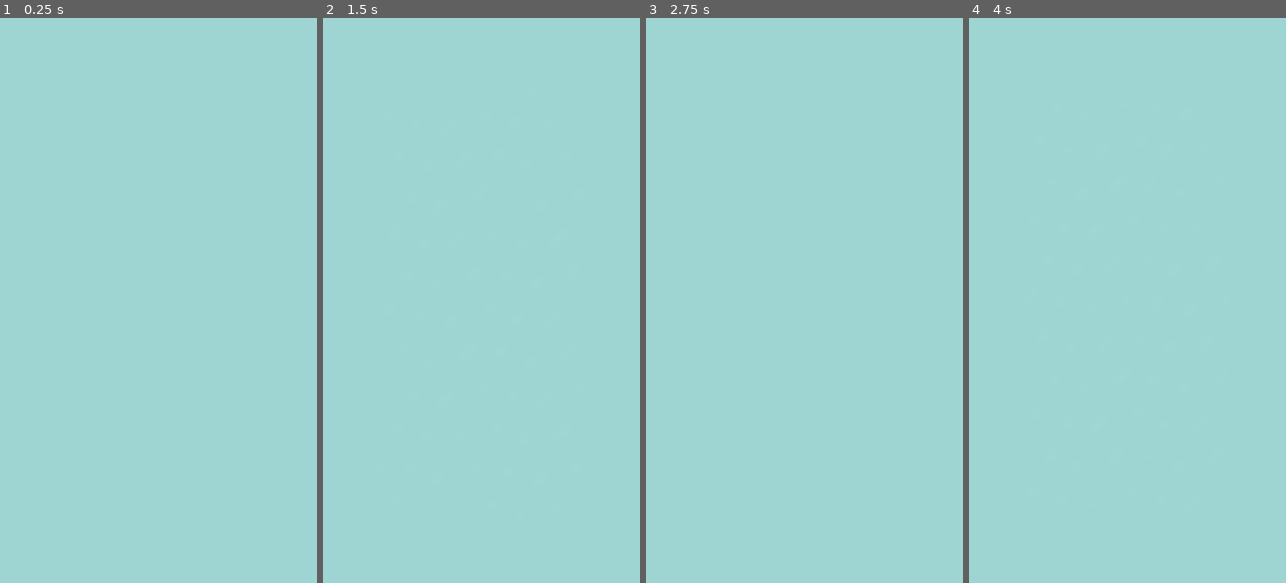
Above: before the commit, frames 1-4 (left to right).
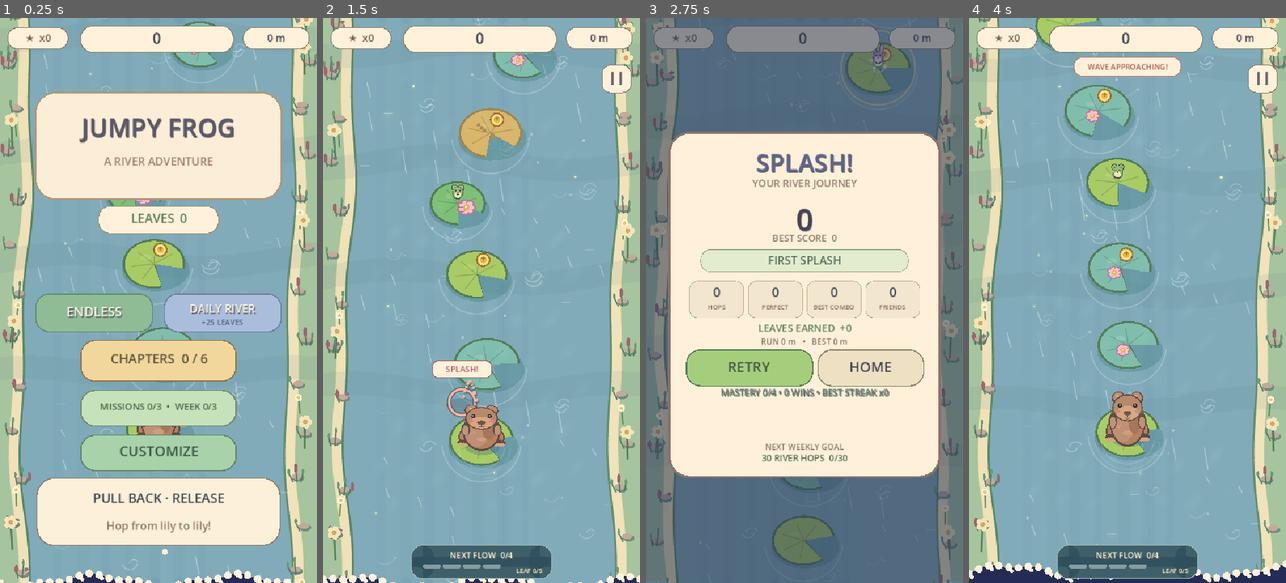
Above: after the commit, the same moments.

Repository: dbrckk/Jumpy-frog
Game: Godot game, scene res://main.tscn
Two runs of this game, one before a commit and one after it. Both use one fixed random seed, a clock stepped at 60 frames per second and the inputs below.
Inputs (mouse positions are in pixels of both pictures, inside the frame that each line leads up to):
- Up to frame 1 (0.25 s): no input
- Up to frame 2 (1.5 s): tap Enter at 0.5 s; move the mouse to (551, 272) at 0.52 s; tap R at 0.6 s; click (551, 272) at 0.67 s; tap Space at 0.77 s; drag from (418, 328) to (465, 413) at 1.27 s
- Up to frame 3 (2.75 s): move the mouse to (836, 176) at 2.02 s; tap R at 2.1 s; click (836, 176) at 2.17 s
- Up to frame 4 (4 s): drag from (1111, 413) to (1032, 215) at 2.77 s; move the mouse to (1222, 385) at 3.52 s; tap R at 3.6 s; click (1222, 385) at 3.67 s; tap Space at 3.77 s

The runs differ from the first frame. In frame 1, 98% of the frame differs, in the area x 0-100%, y 0-100%; in frame 2, 99%; in frame 3, 100%; in frame 4, 99%.
Error before the commit: Parse Error: Cannot infer the type of "clock_text" variable because the value doesn't have a set type. (res://scripts/art.gd:1328)

Commit message:
fix(gdscript): explicitly type dynamic RefCounted time-format strings

Diff:
--- a/scripts/art.gd
+++ b/scripts/art.gd
@@ -1325,8 +1325,8 @@
 	text(c, medal_text, Vector2(270, 443), 58, Color("#d7a74c"), true)
 	text(c, "CHAPTER %d / 6" % (index + 1), Vector2(270, 497), 21, Color("#717078"))
 	text(c, "+%d LEAVES" % reward if reward > 0 else "MEDAL RECORDED", Vector2(270, 548), 23, Color("#668957"))
-	var clock_text := chapters.format_time(maxi(0, roundi(elapsed_seconds * 1000.0)))
-	var best_text := chapters.format_time(int(chapters.best_times_ms[index]))
+	var clock_text: String = chapters.format_time(maxi(0, roundi(elapsed_seconds * 1000.0)))
+	var best_text: String = chapters.format_time(int(chapters.best_times_ms[index]))
 	text(c, ("NEW TIME RECORD!  " if new_time_record else "TIME  ") + clock_text + "   BEST  " + best_text,
 		Vector2(270, 588), 17, Color("#537e71"), true, 412.0)
 	rr(c, Rect2(72, 633, 195, 66), 24, Color("#9fcf8b"), Color("#638761"), 2.0)
